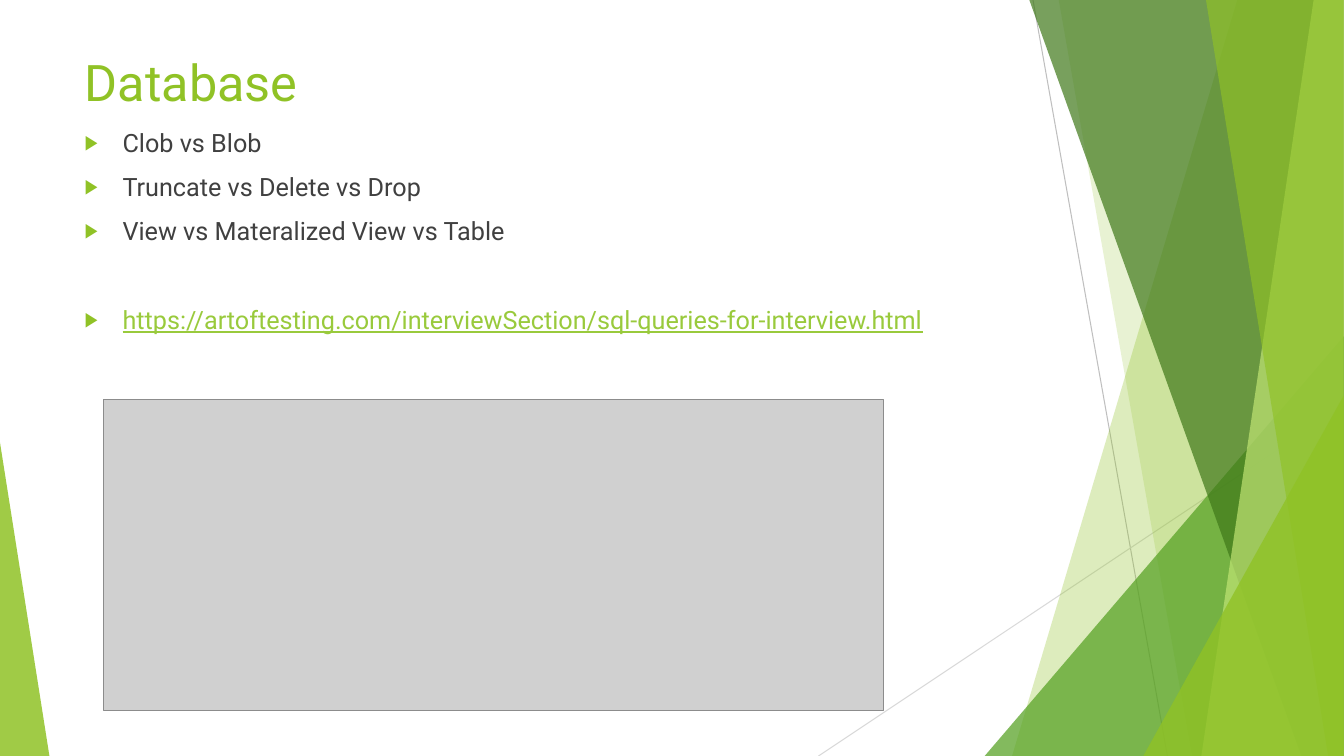
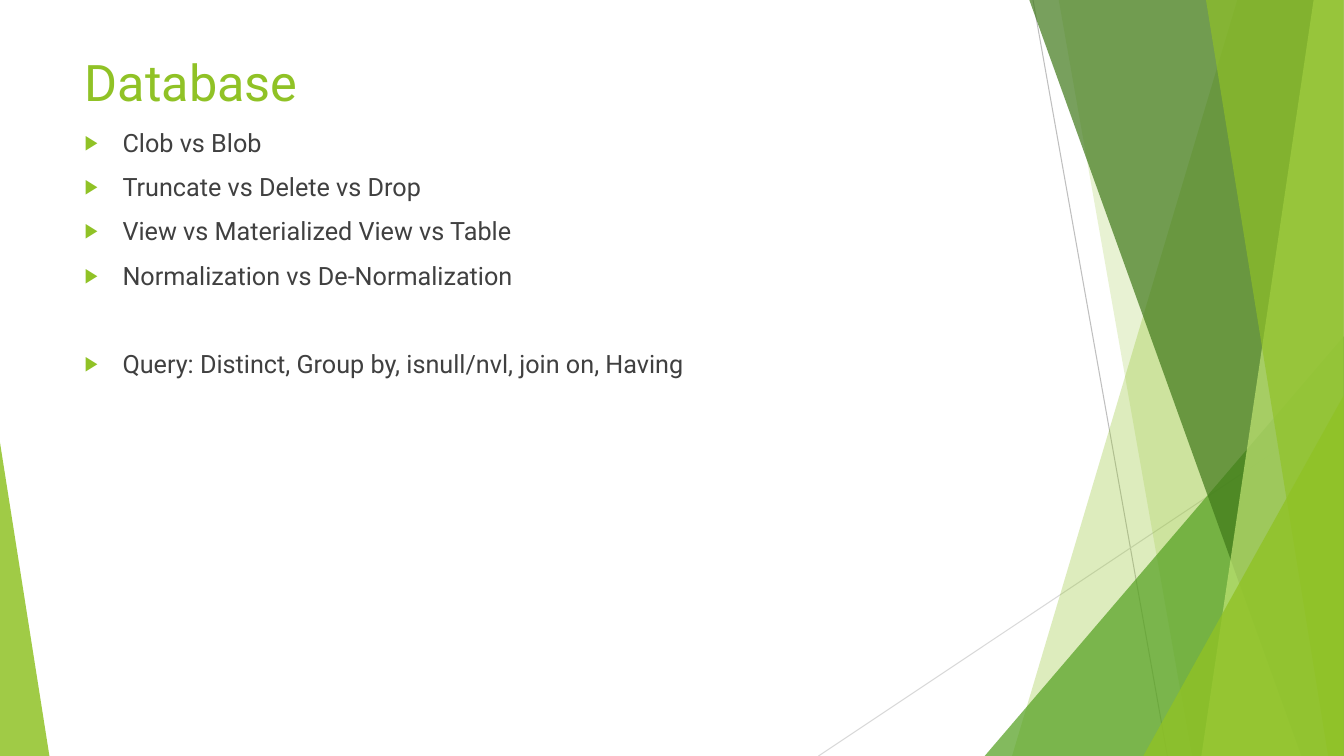
Before and after one commit to liqichen168/Course-May-2019, a slide deck: slide 5 of powerpoints/2_J2EE.pptx (slide 6 before the commit). Drawn at 1344x756 pixels with LibreOffice and Linux fonts; fonts in the diff are those of the drawing; grey boxes stand for pictures. Boxes give left, top, right and bottom in pixels: in the first picture for what was removed or moved away, otherwise in the second. Text is boxed around its words. In the diff, an @@ line names an element or a change of style, - is before the commit and + after.

```diff
--- a/powerpoints/2_J2EE.pptx
+++ b/powerpoints/2_J2EE.pptx
@@ text at (123,221,683,379): text changed; text colour #99CA3C to #404040 @@
-▶ View vs Materalized View vs Table
-▶ https://artoftesting.com/interviewSection/sql-queries-for-interview.html
+▶ View vs Materialized View vs Table
+▶ Normalization vs De-Normalization
+▶ Query: Distinct, Group by, isnull/nvl, join on, Having
@@ picture removed at (103,399,883,710) @@
```
Also in this commit, not shown: 2 other slides changed, 2 slides added, 5 slides removed, 3 other files.
